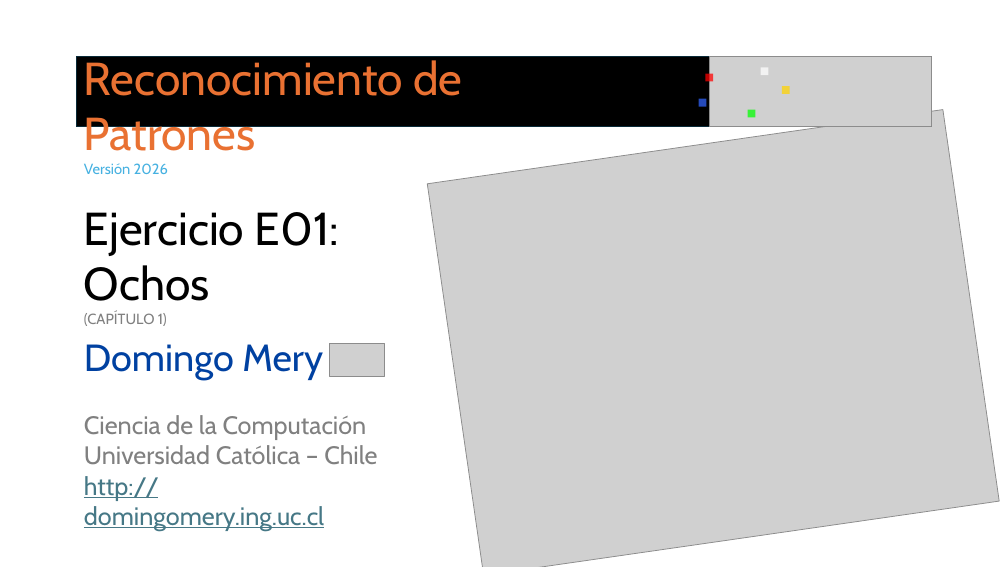
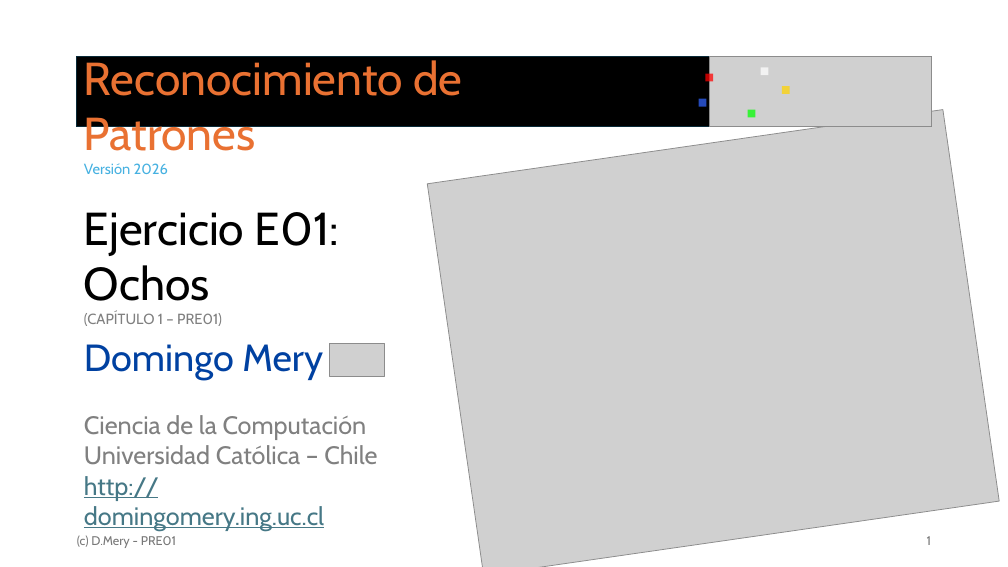
Before and after one commit to domingomery/pr, a slide deck: slide 1 of clases/PR01_Introduccion/presentaciones/pptx/PRE01_Ochos.pptx. Drawn at 1008x567 pixels with LibreOffice and Linux fonts; fonts in the diff are those of the drawing; grey boxes stand for pictures. Boxes give left, top, right and bottom in pixels: in the first picture for what was removed or moved away, otherwise in the second. Text is boxed around its words. In the diff, an @@ line names an element or a change of style, - is before the commit and + after.

```diff
--- a/clases/PR01_Introduccion/presentaciones/pptx/PRE01_Ochos.pptx
+++ b/clases/PR01_Introduccion/presentaciones/pptx/PRE01_Ochos.pptx
@@ text at (84, 311, 222, 326): text changed @@
-(CAPÍTULO 1)
+(CAPÍTULO 1 – PRE01)
@@ text added at (77, 536, 176, 548), 12 pt, text #797979 @@
+(c) D.Mery - PRE01
@@ page number added at (927, 536, 931, 545), 12 pt, text #797979 @@
+1
```
Also in this commit, not shown: 24 other slides changed, 1 slide added, 1 slide removed, 10 other files.
